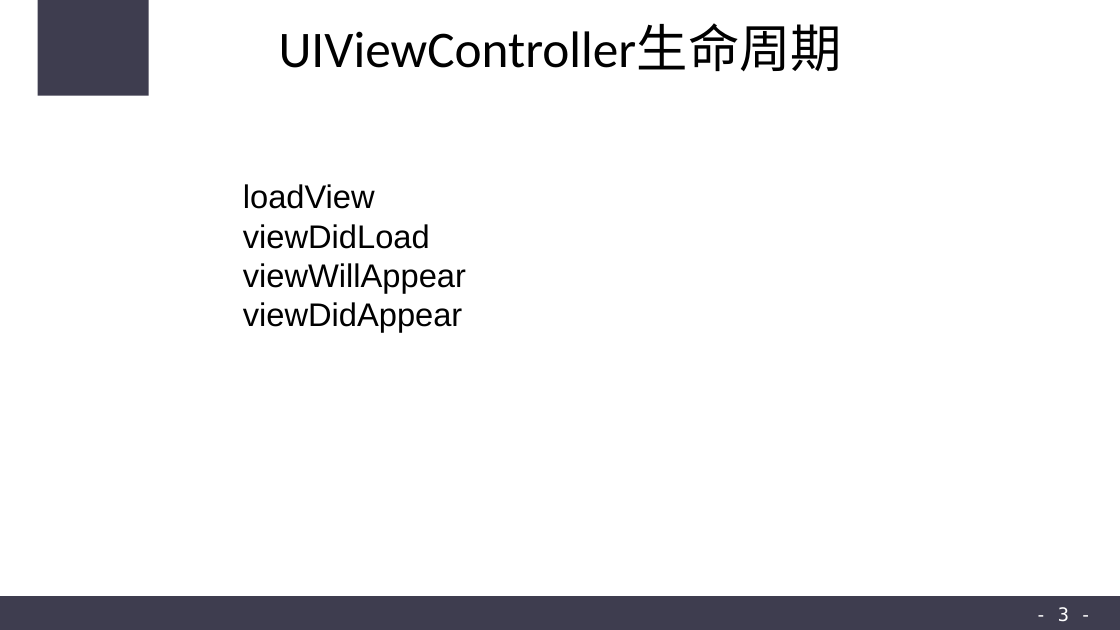
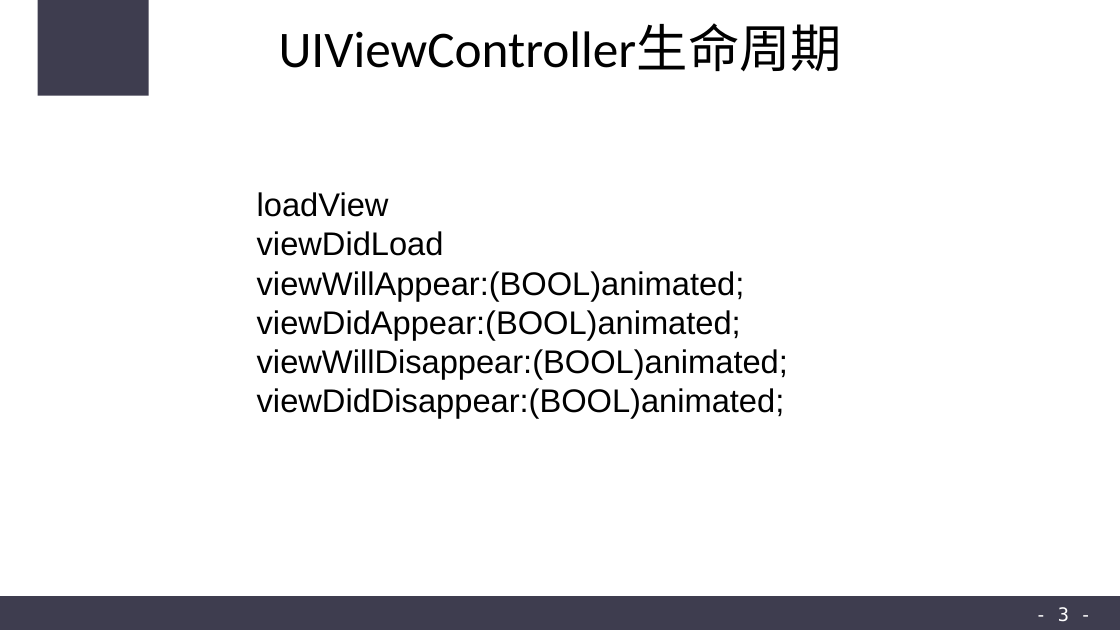
Before and after one commit to CODEJY/IOSProjects, a slide deck: slide 3 of Sharing3.ppt. Drawn at 1120x630 pixels with LibreOffice and Linux fonts; fonts in the diff are those of the drawing. Boxes give left, top, right and bottom in pixels: in the first picture for what was removed or moved away, otherwise in the second. Text is boxed around its words. In the diff, an @@ line names an element or a change of style, - is before the commit and + after.

Commit message:
ppt3

```diff
--- a/Sharing3.ppt
+++ b/Sharing3.ppt
@@ text "loadView": place and size @@
-text "loadView" at (243, 184, 466, 332)
+text "loadView" at (257, 192, 788, 418)
@@ text at (257, 271, 788, 418): text changed @@
-viewWillAppear
-viewDidAppear
+viewWillAppear:(BOOL)animated;
+viewDidAppear:(BOOL)animated;
+viewWillDisappear:(BOOL)animated;
+viewDidDisappear:(BOOL)animated;
```
Also in this commit, not shown: 1 other slide changed, 1 other file.
